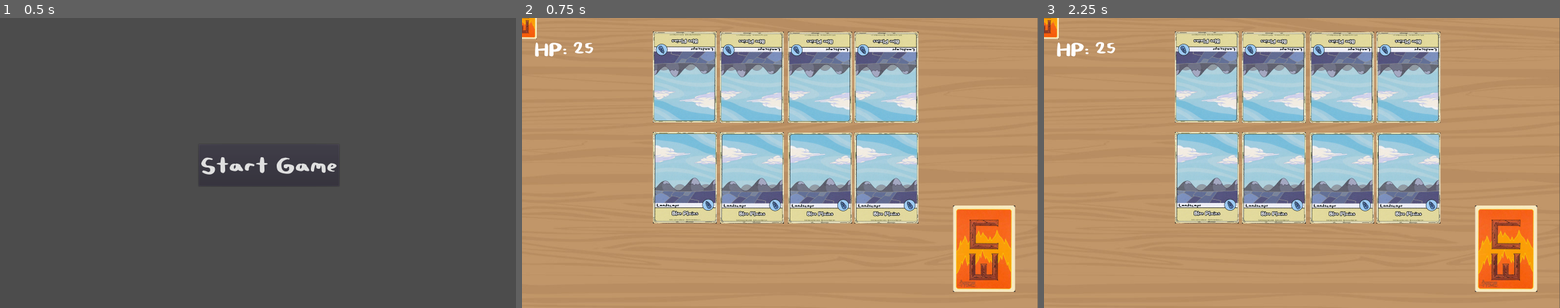
Above: before the commit, frames 1-3 (left to right).
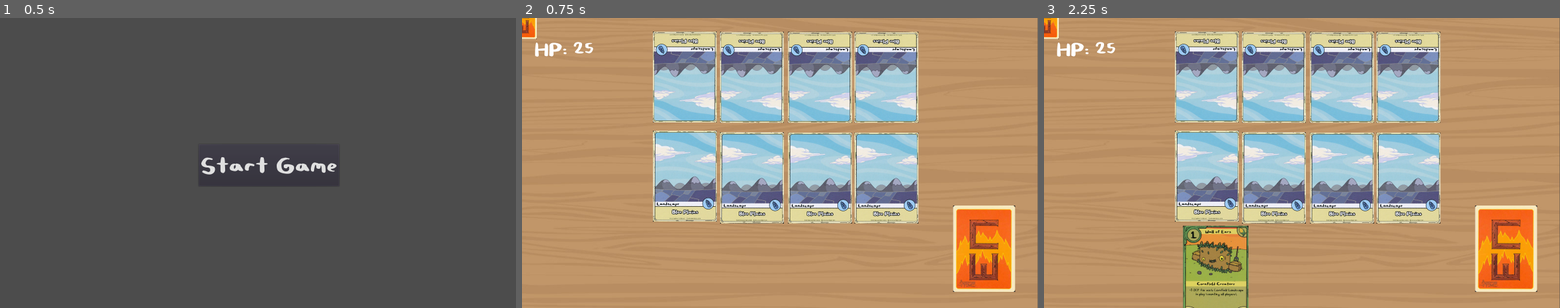
Above: after the commit, the same moments.

Repository: 641i130/card-wars-online
Game: Godot game, scene res://scenes/menu.tscn
Two runs of this game, one before a commit and one after it. Both use one fixed random seed, a clock stepped at 60 frames per second and the inputs below.
Inputs (mouse positions are in pixels of both pictures, inside the frame that each line leads up to):
- Up to frame 1 (0.5 s): no input
- Up to frame 2 (0.75 s): click "Start Game" at 0.5 s
- Up to frame 3 (2.25 s): tap Enter at 1.25 s; drag from (1126, 296) to (1461, 194) at 1.27 s; tap Space at 2 s; drag from (1508, 250) to (1461, 194) at 2.02 s

Frame 1 is identical in both runs. In frame 2, 1.1% of the frame differs, in the area x 25-38%, y 38-71%; in frame 3, 4.4%, in the area x 25-40%, y 38-100%.
Error before the commit: Parse Error: The identifier "id" isn't declared in the current scope. (res://scripts/Card.gd:32)

Commit message:
Card Movement

Diff:
--- a/godot/project.godot
+++ b/godot/project.godot
@@ -27,7 +27,7 @@
 
 [autoload]
 
-Decklists="*res://scripts/decklists.gd"
+_c="*res://scripts/_c.gd"
 
 [display]
 
--- a/godot/scenes/game.tscn
+++ b/godot/scenes/game.tscn
@@ -86,15 +86,16 @@
 position = Vector2( 1291.12, 547.351 )
 
 [node name="Lane" type="Area2D" parent="Player Lanes"]
-position = Vector2( -783.947, -36.561 )
-
-[node name="Sprite" type="Sprite" parent="Player Lanes/Lane"]
-position = Vector2( -1.99994, -15.3683 )
-scale = Vector2( 0.377863, 0.377863 )
-texture = ExtResource( 3 )
+position = Vector2( -1291.12, -548.351 )
+
+[node name="Sprite2" type="Sprite" parent="Player Lanes/Lane"]
+position = Vector2( 506.17, 498.096 )
+scale = Vector2( 0.377863, 0.377863 )
+texture = ExtResource( 3 )
+offset = Vector2( -1.927, -15.203 )
 
 [node name="CollisionShape2D" type="CollisionShape2D" parent="Player Lanes/Lane"]
-position = Vector2( -1.92719, -15.203 )
+position = Vector2( 504.317, 498.717 )
 scale = Vector2( 0.841, 0.841 )
 shape = SubResource( 1 )
 
@@ -107,7 +108,7 @@
 texture = ExtResource( 3 )
 
 [node name="CollisionShape2D" type="CollisionShape2D" parent="Player Lanes/Lane2"]
-position = Vector2( -69.0912, -14.1447 )
+position = Vector2( -68.2975, -14.9384 )
 scale = Vector2( 0.841, 0.841 )
 shape = SubResource( 1 )
 
--- a/godot/scripts/Card.gd
+++ b/godot/scripts/Card.gd
@@ -1,40 +1,43 @@
 extends Node
 class_name Card
 # Card template with attached sprite and collisionshape2d !!! YAY
+var ctype
+var landscape
+var atk
+var def
+var id
+var cost
 
 func _ready():
 	self.connect("mouse_entered",self,"onMouseOverlap")
 
-
 func onMouseOverlap():
-	print("YEET!!!")
+	"Placeholder for hover zoom in like Pokemon?"
+	pass
 
 func _on_Area2D_input_event(viewport, event, shape_idx):
 	if event is InputEventMouseButton and event.button_index == BUTTON_LEFT and event.is_pressed():
 		# If mouse click left button then give player a card
 		print("Clicked " + ctype)
 
-# Initialize the variables used in the functions
-var ctype
-var landscape
-var atk
-var def
-
-# INIT
-#func _init(a="Null",b="Null",c=0,d=0):
-	# If the values aren't set in the call, then assume they are Null or 0
-	#ctype = a
-	#landscape = b
-	#atk = c
-	#def = d
-func _init(in_id=0):
+func _init(in_id=0,in_x=255,in_y=255):
 	"Card class takes ID and sets other values from imported CSV"
+	# name,description,card_type,landscape,cost,atk,def,ability,deck_info,image_name
 	id = in_id
+	ctype = _c.cardsall[id][2]
+	landscape = _c.cardsall[id][3]
+	cost = _c.cardsall[id][4]
+	atk = _c.cardsall[id][5]
+	def = _c.cardsall[id][6]
 
 # To get values do card.ctype to show landscape etc
+# print(card.ctype)
+# OR
+# print(card)
 
 func _to_string():
 	print("Card: ",self.ctype)
 	print("Landscape: ",self.landscape)
+	print("Cost: ",self.cost)
 	print("Attack: ",self.atk)
 	print("Defense: ",self.def)
--- /dev/null
+++ b/godot/scripts/_c.gd
@@ -0,0 +1,23 @@
+# Structured Data
+extends Node
+# FINN AND JAKE DECK
+# [Card ID, Quantity]
+onready var CP1a = [[14,"1"],[26,"2"],[34,"2"],[66,"1"],[86,"1"],[87,"1"],[88,"2"],[89,"2"],[90,"2"],[100,"1"],[120,"1"],[132,"1"],[148,"2"],[149,"1"],[150,"2"],[228,"2"],[230,"2"],[265,"2"],[320,"2"],[325,"1"],[356,"2"],[400,"1"],[454,"2"],[473,"2"],[488,"2"]]
+onready var CP1b = [[8,"2"],[34,"2"],[66,"1"],[68,"2"],[82,"2"],[116,"2"],[126,"2"],[192,"2"],[217,"1"],[303,"2"],[342,"2"],[346,"2"],[386,"1"],[439,"2"],[454,"2"],[462,"2"],[481,"1"],[498,"1"],[499,"2"],[500,"2"],[501,"1"],[503,"2"],[507,"2"]]
+onready var cardsall = {}
+
+"""
+CSV ORDER:
+name,description,card_type,landscape,cost,atk,def,ability,deck_info,image_name
+"""
+func _ready():
+	readincsv() # Read CSV file into memory; will change this into a better system later
+
+func readincsv():
+	var file = File.new()
+	file.open("res://assets/cards.csv", file.READ)
+	while !file.eof_reached():
+		var data_set = Array(file.get_csv_line()) # Read each line and add it to the {}
+		cardsall[cardsall.size()] = data_set # Append to file
+	file.close()
+	#print(cardsall[1][0]) # Example on how to read card name with an ID 1 being the ID of the card and 0 being the card's name record
--- a/godot/scripts/decklists.gd
+++ /dev/null
@@ -1,5 +0,0 @@
-extends Node
-# FINN AND JAKE DECK
-# [Card ID, Quantity]
-var CP1a = [[14,"1"],[26,"2"],[34,"2"],[66,"1"],[86,"1"],[87,"1"],[88,"2"],[89,"2"],[90,"2"],[100,"1"],[120,"1"],[132,"1"],[148,"2"],[149,"1"],[150,"2"],[228,"2"],[230,"2"],[265,"2"],[320,"2"],[325,"1"],[356,"2"],[400,"1"],[454,"2"],[473,"2"],[488,"2"]]
-var CP1b = [[8,"2"],[34,"2"],[66,"1"],[68,"2"],[82,"2"],[116,"2"],[126,"2"],[192,"2"],[217,"1"],[303,"2"],[342,"2"],[346,"2"],[386,"1"],[439,"2"],[454,"2"],[462,"2"],[481,"1"],[498,"1"],[499,"2"],[500,"2"],[501,"1"],[503,"2"],[507,"2"]]
--- a/godot/scripts/table.gd
+++ b/godot/scripts/table.gd
@@ -2,13 +2,8 @@
 #extends "res://scripts/decklists.gd"
 
 # When loaded, set this variable to the  sprite in the player's hand
-onready var one = get_tree().get_root().get_node("Desk/Player Hand/One/One")
-onready var two = get_tree().get_root().get_node("Desk/Player Hand/Two/Two")
-onready var three = get_tree().get_root().get_node("Desk/Player Hand/Three/Three")
-onready var four = get_tree().get_root().get_node("Desk/Player Hand/Four/Four")
-onready var five = get_tree().get_root().get_node("Desk/Player Hand/Five/Five")
-onready var hand = [[0, one],[1, two], [2, three],[3, four],[4, five]]
-onready var cardsall = {}
+onready var hand = [[0, null],[1, null], [2, null],[3, null],[4, null]]
+
 onready var playersdeck = []
 onready var handar = []
 onready var discard = []
@@ -16,23 +11,9 @@
 onready var counter = 0
 
 func _ready():
-	readincsv() # Read CSV file into memory; will change this into a better system later
 	genDeck()
-	var test = Card.new("test")
-	print(test)
-"""
-CSV ORDER:
-name,description,card_type,landscape,cost,atk,def,ability,deck_info,image_name
-"""
-func readincsv():
-	var file = File.new()
-	file.open("res://assets/cards.csv", file.READ)
-	while !file.eof_reached():
-		var data_set = Array(file.get_csv_line()) # Read each line and add it to the {}
-		cardsall[cardsall.size()] = data_set # Append to file
-	file.close()
-	print(cardsall[1][0]) # Example on how to read card name with an ID 1 being the ID of the card and 0 being the card's name record
 
+"Draw from deck again"
 func _on_Area2D_input_event(viewport, event, shape_idx):
 	"When clicked on deck, draw a card from the deck into hand"
 	if event is InputEventMouseButton and event.button_index == BUTTON_LEFT and event.is_pressed():
@@ -40,21 +21,22 @@
 		if len(handar) < 5: # Can only have this many cards in hand
 			# Draw a random card
 			random_card()
+####################################################################
 
-func genCard():
-	var card = load("res://scripts/Card.gd")
-	var first = card.new(12)
+func genCard(id):
+	"Inits card from class and returns it"
+	return load("res://Card.tscn").instance(id) # init method
 
 func genDeck():
 	# Generate player's deck
 	var c = 0
-	for card in Decklists.CP1a: # Choose deck here
-		print(card)
+	for card in _c.CP1a: # Choose deck here
+		#print(card)
 		for i in range(1,int(card[1])+1):
 			playersdeck.append(card[0])
 			c+=1
 			i+=1
-	if (c == 39):
+	if (c < 40):
 		print("This deck is broken!")
 
 func toHand(num):
@@ -77,14 +59,18 @@
 	if counter <= 4:
 		rng.randomize()
 		# Choose card in their deck array
-		var num = rng.randi_range(0, playersdeck.size()-1)
+		var cid = rng.randi_range(0, playersdeck.size()-1)
 		# Remove card from deck
 		# Add card to hand
-		var rand_card = load("res://assets/cards/" +str(playersdeck[num])+ ".jpg" )
+		var rand_card = load("res://assets/cards/" +str(playersdeck[cid])+ ".jpg" )
 		var game = load("res://game.tscn")
-		add_child_below_node(get_tree().get_root().get_node("game"),rand_card.instance())
-		hand[counter][1].set_texture(rand_card)
+		var newcard = genCard(cid)
+		newcard.global_position = Vector2(-900, 70)
+		newcard.get_node("Card/Card").set_texture(rand_card)
+		newcard.get_node("Card/Card").scale = Vector2(0.55, 0.55)
+		add_child_below_node(get_tree().get_root().get_node("Desk"),newcard)
 		counter+=1
-		toHand(num)
+		toHand(cid)
+
 	if counter >= 5:
 		counter = 0
--- a/godot/todo.gd
+++ b/godot/todo.gd
@@ -1,9 +1,11 @@
-# !!! DONE Create a card class
-# !!! DONE Create a working card scene
 # Use the card scene to make a hand scene and the 3 other scenes to divide things up easily
-
 # Create subclases for each card type spell, building etc
 # Give that class the ability to be dragged around and plopped on areas
 # Get the scripts to generate the cards and their locations
 # Get the graphical aspect generated as well
 # Add more logic then focus on the visual aspect last
+
+
+
+
+# Create a card class for easily generating cards with Card(id,x,y)
